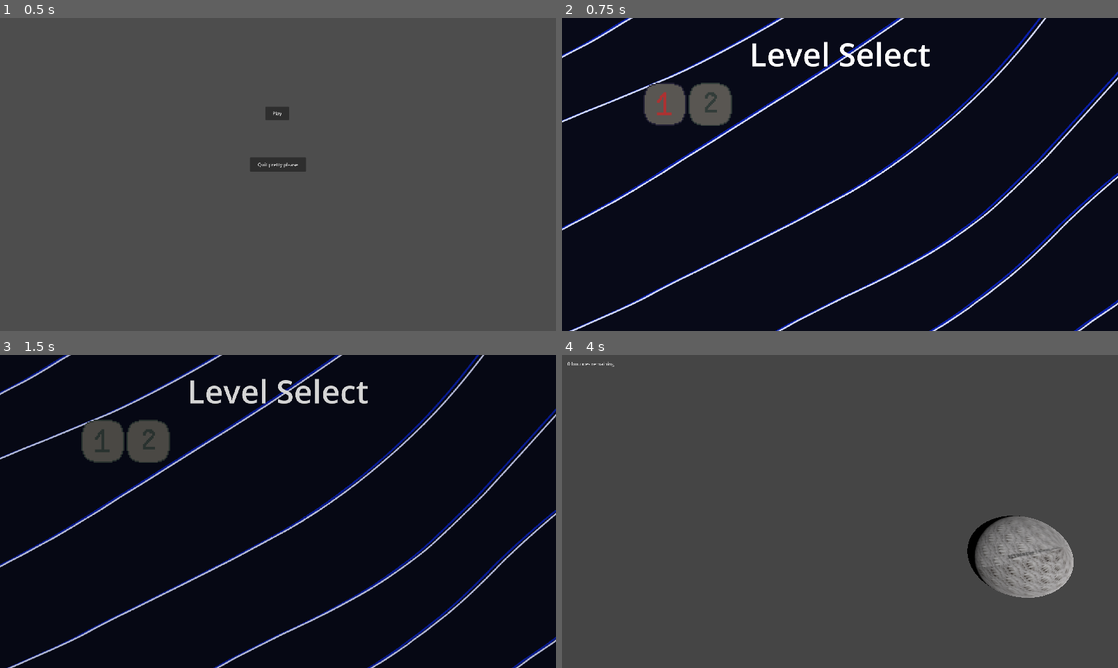
Above: before the commit, frames 1-4 (two rows, left to right).
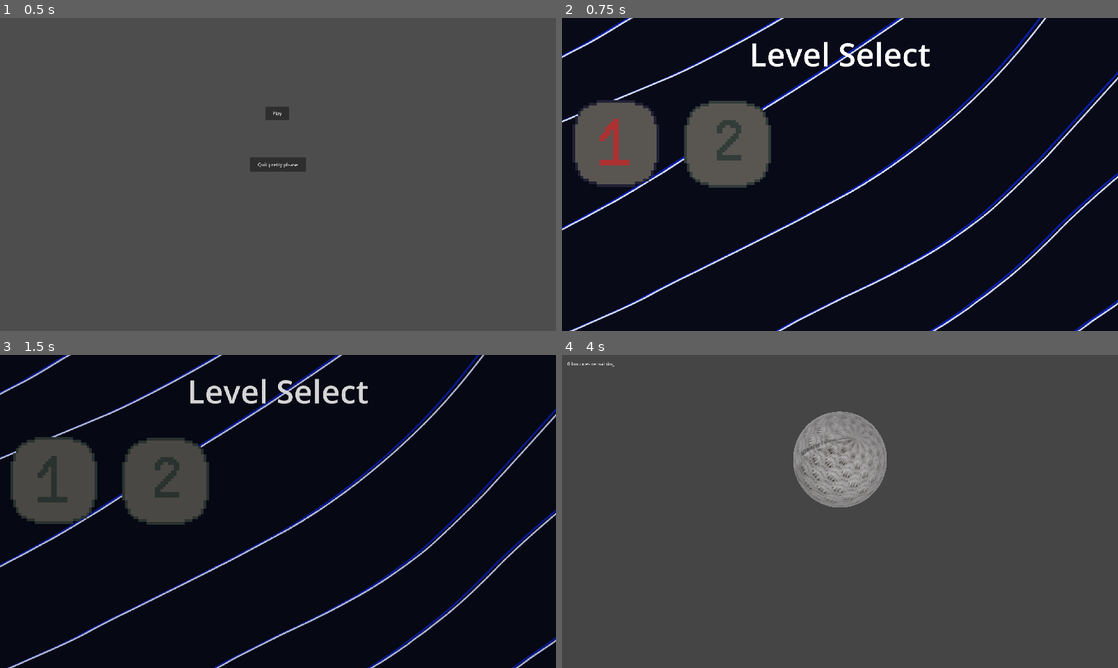
Above: after the commit, the same moments.

Repository: boredchef/bounce-back
Game: Godot game, scene res://Function Scenes (Menu, UI, etc)/Menu/menu.tscn
The game is run twice, just before and just after one commit, with the same random seed, the same clock (stepped at 60 frames per second) and the same inputs.
Inputs (mouse positions are in pixels of both pictures, inside the frame that each line leads up to; where the layout moved, square brackets give the same spot in the first picture):
- Up to frame 1 (0.5 s): no input
- Up to frame 2 (0.75 s): click "Play" at 0.5 s
- Up to frame 3 (1.5 s): click (55, 480) [105, 442] at 1.25 s
- Up to frame 4 (4 s): hold D (Right) 2.03-2.78 s; tap Enter at 2.75 s; hold S (Down) 2.78-3.53 s; hold D (Right) from 3.53 s (still down)

Frame 1 is identical in both runs. In frame 2, 8.6% of the frame differs, in the area x 1-38%, y 20-55%; in frame 3, 8.6%; in frame 4, 7.5%.

Commit message:
working trampoline, level fundamentals, housekeeping

Diff:
--- a/bounce-back/Autoloads/GameController.gd
+++ b/bounce-back/Autoloads/GameController.gd
@@ -13,6 +13,6 @@
 
 	pass
 
-func _process(delta: float) -> void:
+func _process(_delta: float) -> void:
 	if jumps_remaining <= 0:
 		die()
--- a/bounce-back/player.gd
+++ b/bounce-back/Elements/Player/player.gd
@@ -1,20 +1,25 @@
 extends CharacterBody3D
 
+@onready var camera: Camera3D = $Camera3D
+@onready var character: CharacterBody3D = $"."
+func _process(_delta: float) -> void:
+	camera.global_position.x = character.global_position.x
+	camera.global_position.y = character.global_position.y
+	camera.global_position.z = 5
+
+#bounciness
 var gravity: float = ProjectSettings.get_setting("physics/3d/default_gravity")
-
-#bounce settings
-@export var base_bounce: float = 0.5
-@export var min_bounce: float = 0.0
-@export var max_bounce: float = 0.8
-@export var height_sensitivity: float = 0.05
-@export var min_bounce_velocity: float = 1.0
-#movement settings
-@export var max_speed: float = 6.0
-@export var acceleration: float = 10.0
-@export var friction: float = 8.0
+var base_bounce: float = 0.5
+var min_bounce: float = 0.0
+var max_bounce: float = 0.8
+var height_sensitivity: float = 0.05
+var min_bounce_velocity: float = 1.0
+#horizontal movement
+var max_speed: float = 6.0
+var acceleration: float = 10.0
+var friction: float = 8.0
 #ballroll
-@export var sphere_radius: float = 0.5
-
+var sphere_radius: float = 0.5
 @onready var mesh: MeshInstance3D = $MeshInstance3D
 @onready var previous_position: Vector3 = global_position
 
@@ -23,12 +28,22 @@
 var was_in_air: bool = false
 var start_y: float = 0.0
 var highest_y: float = 0.0
+var just_launched: bool = false
+var lockedY: bool = true
+var posY: float = 5.0
 
 func _ready() -> void:
 	current_bounce = base_bounce
 	start_y = global_position.y
 	highest_y = global_position.y
 	previous_position = global_position
+
+func launch(force: float) -> void:
+	velocity.y = force
+	just_launched = true
+	was_in_air = true
+	start_y = global_position.y
+	highest_y = global_position.y
 
 func _physics_process(delta: float) -> void:
 	# 1. Apply gravity while in the air
@@ -65,7 +80,6 @@
 		was_in_air = false
 		var landing_y: float = global_position.y
 
-		# Adjust bounce based on height difference
 		if landing_y > start_y:
 			var height_gained: float = landing_y - start_y
 			current_bounce -= height_gained * height_sensitivity
@@ -75,11 +89,14 @@
 
 		current_bounce = clamp(current_bounce, min_bounce, max_bounce)
 
-		# Apply the bounce using our saved impact speed
 		if impact_velocity_y < -min_bounce_velocity:
 			velocity.y = -impact_velocity_y * current_bounce
 		else:
 			velocity.y = 0.0
+
+		if just_launched:
+			just_launched = false
+			return
 func roll_sphere() -> void:
 	var displacement := global_position - previous_position
 	displacement.y = 0.0
--- a/bounce-back/Elements/Player/player.tscn
+++ b/bounce-back/Elements/Player/player.tscn
@@ -1,7 +1,7 @@
 [gd_scene format=3 uid="uid://dpyakersvlvjj"]
 
-[ext_resource type="Script" uid="uid://c7nlkqnkaso2v" path="res://player.gd" id="1_a3htu"]
-[ext_resource type="Texture2D" uid="uid://diwsrg2fvgrsp" path="res://Levels/thissucksandisatrampoline.jpg" id="2_a3htu"]
+[ext_resource type="Script" uid="uid://c7nlkqnkaso2v" path="res://Elements/Player/player.gd" id="1_a3htu"]
+[ext_resource type="Texture2D" uid="uid://diwsrg2fvgrsp" path="res://Sprites/thissucksandisatrampoline.jpg" id="2_a3htu"]
 
 [sub_resource type="SphereShape3D" id="SphereShape3D_7ifq1"]
 
@@ -21,3 +21,6 @@
 
 [node name="MeshInstance3D" type="MeshInstance3D" parent="." unique_id=1796371379]
 mesh = SubResource("SphereMesh_n0qsc")
+
+[node name="Camera3D" type="Camera3D" parent="." unique_id=379818446]
+transform = Transform3D(1, 0, 0, 0, 0.9722225, 0.23405848, 0, -0.23405848, 0.9722225, 0, 0.9838213, 3.093499)
--- a/bounce-back/Elements/Trampoline on God/trampoline_checkpoint.gd
+++ b/bounce-back/Elements/Trampoline on God/trampoline_checkpoint.gd
@@ -1,8 +1,9 @@
 extends Node3D
 
 @export var checkpoint = Vector3(0,0,0)
+@export var launch_force = 15
 func _on_area_3d_body_entered(body: Node3D) -> void:
-	if body.name == "Player":
-		body.BOUNCES = 20
+	if body.name == "player":
+		body.launch(launch_force)
 	GameController.respawn_vector = checkpoint
 	pass # Replace with function body.
--- a/bounce-back/Elements/Trampoline on God/trampoline_checkpoint.tscn
+++ b/bounce-back/Elements/Trampoline on God/trampoline_checkpoint.tscn
@@ -1,7 +1,7 @@
 [gd_scene format=3 uid="uid://uatwcqrtpvmw"]
 
 [ext_resource type="Script" uid="uid://d3gxpf1afxhfa" path="res://Elements/Trampoline on God/trampoline_checkpoint.gd" id="1_47i5a"]
-[ext_resource type="Texture2D" uid="uid://b3kc2xyjcq1nj" path="res://Levels/seamless-curve-lines-motifs-pattern-contemporary-decoration-for-interior-exterior-carpet-textile-garment-cloth-silk-tile-plastic-paper-wrapping-wallpaper-background-ect-vector.jpg" id="1_p03fn"]
+[ext_resource type="Texture2D" uid="uid://b3kc2xyjcq1nj" path="res://Sprites/seamless-curve-lines-motifs-pattern-contemporary-decoration-for-interior-exterior-carpet-textile-garment-cloth-silk-tile-plastic-paper-wrapping-wallpaper-background-ect-vector.jpg" id="1_p03fn"]
 
 [sub_resource type="CylinderShape3D" id="CylinderShape3D_tb2w5"]
 height = 0.07946777
--- a/bounce-back/Elements/Trampoline on God/lava.tscn
+++ b/bounce-back/Elements/lava/lava.tscn
@@ -1,7 +1,7 @@
 [gd_scene format=3 uid="uid://dhvd5mtlcnlia"]
 
-[ext_resource type="Script" uid="uid://bmekifcgikfsr" path="res://lava.gd" id="1_0jvjh"]
-[ext_resource type="Texture2D" uid="uid://cmyp00e5f3nk1" path="res://Levels/lava-magma-with-stones-in-cartoon-style-seamless-pattern-background-eruption-effect-landscape-texture-design-illustration-vector.jpg" id="2_t278e"]
+[ext_resource type="Script" uid="uid://bmekifcgikfsr" path="res://Elements/lava/lava.gd" id="1_0jvjh"]
+[ext_resource type="Texture2D" uid="uid://cmyp00e5f3nk1" path="res://Sprites/lava-magma-with-stones-in-cartoon-style-seamless-pattern-background-eruption-effect-landscape-texture-design-illustration-vector.jpg" id="2_t278e"]
 
 [sub_resource type="WorldBoundaryShape3D" id="WorldBoundaryShape3D_tb2w5"]
 
--- a/bounce-back/Function Scenes (Menu, UI, etc)/Level Selection Screen/level_select_screen.tscn
+++ b/bounce-back/Function Scenes (Menu, UI, etc)/Level Selection Screen/level_select_screen.tscn
@@ -1,7 +1,7 @@
 [gd_scene format=3 uid="uid://cpwhp7hwo4vee"]
 
 [ext_resource type="Script" uid="uid://b8hg3q3liptx" path="res://Function Scenes (Menu, UI, etc)/Level Selection Screen/level_select_screen.gd" id="1_qf6n0"]
-[ext_resource type="Texture2D" uid="uid://dvpx0iqtdutoj" path="res://Levels/bluestripeback.png" id="2_o2yov"]
+[ext_resource type="Texture2D" uid="uid://dvpx0iqtdutoj" path="res://Sprites/bluestripeback.png" id="2_o2yov"]
 [ext_resource type="Texture2D" uid="uid://dfmgwuunw2syk" path="res://Sprites/ButtonsONE1.png" id="3_uvmon"]
 [ext_resource type="Texture2D" uid="uid://y7yt7lbkf5k4" path="res://Sprites/ButtonsONE3.png" id="4_ovw03"]
 [ext_resource type="Texture2D" uid="uid://c6kn8v4oq7wsb" path="res://Sprites/ButtonsONE2.png" id="5_pn8xq"]
@@ -19,10 +19,10 @@
 texture = ExtResource("2_o2yov")
 
 [node name="Level 1" type="TextureButton" parent="." unique_id=249236555]
-offset_left = 281.0
-offset_top = 223.0
-offset_right = 430.0
-offset_bottom = 372.0
+offset_left = 36.0
+offset_top = 283.0
+offset_right = 336.0
+offset_bottom = 583.0
 texture_normal = ExtResource("3_uvmon")
 texture_pressed = ExtResource("4_ovw03")
 texture_hover = ExtResource("5_pn8xq")
@@ -30,10 +30,10 @@
 stretch_mode = 4
 
 [node name="Level 2" type="TextureButton" parent="." unique_id=419927087]
-offset_left = 437.0
-offset_top = 223.0
-offset_right = 596.0
-offset_bottom = 373.0
+offset_left = 422.0
+offset_top = 286.0
+offset_right = 722.0
+offset_bottom = 586.0
 texture_normal = ExtResource("7_17mdb")
 texture_pressed = ExtResource("8_okgxq")
 texture_hover = ExtResource("9_lgg8x")
--- /dev/null
+++ b/bounce-back/Function Scenes (Menu, UI, etc)/playertest.tscn
@@ -0,0 +1,33 @@
+[gd_scene format=3 uid="uid://1jikdoi4wjjf"]
+
+[ext_resource type="PackedScene" uid="uid://dpyakersvlvjj" path="res://Elements/Player/player.tscn" id="1_5pr24"]
+[ext_resource type="Texture2D" uid="uid://cxvg184w2ipcv" path="res://Sprites/wood.png" id="3_i35ai"]
+[ext_resource type="PackedScene" uid="uid://uatwcqrtpvmw" path="res://Elements/Trampoline on God/trampoline_checkpoint.tscn" id="4_oelfl"]
+
+[sub_resource type="WorldBoundaryShape3D" id="WorldBoundaryShape3D_xgjns"]
+
+[sub_resource type="StandardMaterial3D" id="StandardMaterial3D_ngv86"]
+albedo_texture = ExtResource("3_i35ai")
+uv1_triplanar = true
+uv1_world_triplanar = true
+
+[sub_resource type="PlaneMesh" id="PlaneMesh_5wrfp"]
+material = SubResource("StandardMaterial3D_ngv86")
+size = Vector2(1000, 1000)
+
+[node name="Node3D" type="Node3D" unique_id=187378491]
+
+[node name="player" parent="." unique_id=285939949 instance=ExtResource("1_5pr24")]
+
+[node name="World Boundary" type="StaticBody3D" parent="." unique_id=151929866]
+transform = Transform3D(1, 0, 0, 0, 1, 0, 0, 0, 1, 0, -0.4673847, 0)
+
+[node name="CollisionShape3D" type="CollisionShape3D" parent="World Boundary" unique_id=14005280]
+transform = Transform3D(1, 0, 0, 0, 0.99999994, 0, 0, 0, 0.99999994, 0, 0, 0)
+shape = SubResource("WorldBoundaryShape3D_xgjns")
+
+[node name="MeshInstance3D" type="MeshInstance3D" parent="World Boundary" unique_id=657402885]
+mesh = SubResource("PlaneMesh_5wrfp")
+
+[node name="Trampoline Checkpoint" parent="." unique_id=96018135 instance=ExtResource("4_oelfl")]
+transform = Transform3D(1, 0, 0, 0, 1, 0, 0, 0, 1, -4, -0.29281092, -5.302841)
--- a/bounce-back/scene_loader.tscn
+++ b/bounce-back/Function Scenes (Menu, UI, etc)/scene loader/scene_loader.tscn
@@ -1,6 +1,6 @@
 [gd_scene format=3 uid="uid://d2e57e1tgo0yg"]
 
-[ext_resource type="Script" uid="uid://bw4t6ewieihna" path="res://scene_loader.gd" id="1_6wayg"]
+[ext_resource type="Script" uid="uid://bw4t6ewieihna" path="res://Function Scenes (Menu, UI, etc)/scene loader/scene_loader.gd" id="1_6wayg"]
 
 [sub_resource type="Animation" id="Animation_qelyj"]
 resource_name = "Fade to Black"
--- a/bounce-back/Levels/camera_3d.gd
+++ /dev/null
@@ -1,26 +0,0 @@
-extends Camera3D
-
-# Drag your Player node here in the Inspector
-@export var target: Node3D
-@onready var character_body_3d: CharacterBody3D = $"../CharacterBody3D"
-
-# Higher values = snappier tracking; lower values = heavier, cinematic lag
-@export var turn_speed: float = 5.0
-
-func _process(delta: float) -> void:
-	# Stop if no target is assigned
-	if not target:
-		return
-
-	# Get the direction vector pointing from the camera to the player
-	var direction = target.global_position - global_position
-
-	# Prevent errors if the player walks directly into the camera's exact center
-	if direction.is_zero_approx():
-		return
-
-	# Calculate the rotation needed to look at the player
-	var target_basis = Basis.looking_at(direction, Vector3.UP)
-
-	# Smoothly rotate the camera toward that target rotation
-	global_basis = global_basis.slerp(target_basis, turn_speed * delta)
--- a/bounce-back/Levels/level_10.tscn
+++ /dev/null
@@ -1,21 +0,0 @@
-[gd_scene format=3 uid="uid://dloxuuwr84fgs"]
-
-[ext_resource type="PackedScene" uid="uid://dpyakersvlvjj" path="res://Elements/Player/player.tscn" id="1_s60kp"]
-[ext_resource type="PackedScene" uid="uid://dhvd5mtlcnlia" path="res://Elements/Trampoline on God/lava.tscn" id="2_iqjs3"]
-
-[sub_resource type="WorldBoundaryShape3D" id="WorldBoundaryShape3D_tb2w5"]
-
-[node name="Level10" type="Node3D" unique_id=1054611165]
-
-[node name="Player" parent="." unique_id=526610686 instance=ExtResource("1_s60kp")]
-transform = Transform3D(1, 0, 0, 0, 1, 0, 0, 0, 1, 0, 1.5283334, 0)
-
-[node name="Lava" parent="." unique_id=1199304911 instance=ExtResource("2_iqjs3")]
-
-[node name="Camera3D" type="Camera3D" parent="." unique_id=273959627]
-transform = Transform3D(1, 0, 0, 0, 1, 0, 0, 0, 1, 0, 1.1627378, 7.3609214)
-
-[node name="StaticBody3D" type="StaticBody3D" parent="." unique_id=2075094306]
-
-[node name="CollisionShape3D" type="CollisionShape3D" parent="StaticBody3D" unique_id=39013375]
-shape = SubResource("WorldBoundaryShape3D_tb2w5")
--- a/bounce-back/Levels/level_2.tscn
+++ b/bounce-back/Levels/level_2.tscn
@@ -1,7 +1,7 @@
 [gd_scene format=3 uid="uid://mlacrgew4iaf"]
 
-[ext_resource type="Script" uid="uid://c7nlkqnkaso2v" path="res://player.gd" id="1_arsda"]
-[ext_resource type="Script" uid="uid://dvwussu0lw2vs" path="res://Levels/camera_3d.gd" id="2_arsda"]
+[ext_resource type="Script" uid="uid://c7nlkqnkaso2v" path="res://Elements/Player/player.gd" id="1_arsda"]
+[ext_resource type="Script" uid="uid://dvwussu0lw2vs" path="res://camera_3d.gd" id="2_arsda"]
 [ext_resource type="Texture2D" uid="uid://cxvg184w2ipcv" path="res://Sprites/wood.png" id="2_kbe2v"]
 
 [sub_resource type="SphereShape3D" id="SphereShape3D_pral5"]
--- a/bounce-back/Levels/level_3.tscn
+++ b/bounce-back/Levels/level_3.tscn
@@ -1,6 +1,6 @@
 [gd_scene format=3 uid="uid://c6vulaq2phso0"]
 
-[ext_resource type="PackedScene" uid="uid://1jikdoi4wjjf" path="res://playertest.tscn" id="1_ej5lj"]
+[ext_resource type="PackedScene" uid="uid://dpyakersvlvjj" path="res://Elements/Player/player.tscn" id="1_ej5lj"]
 [ext_resource type="Texture2D" uid="uid://cxvg184w2ipcv" path="res://Sprites/wood.png" id="2_5lru4"]
 [ext_resource type="Texture2D" uid="uid://b68eepq1a8qk2" path="res://Sprites/stone.png" id="3_ej5lj"]
 
@@ -13,7 +13,7 @@
 
 [sub_resource type="PlaneMesh" id="PlaneMesh_padch"]
 material = SubResource("StandardMaterial3D_absw3")
-size = Vector2(1000, 1000)
+size = Vector2(100, 20)
 
 [sub_resource type="StandardMaterial3D" id="StandardMaterial3D_l70j1"]
 albedo_texture = ExtResource("3_ej5lj")
@@ -37,34 +37,38 @@
 
 [node name="Level3" type="Node3D" unique_id=1455130345]
 
-[node name="Node3D" parent="." unique_id=187378491 instance=ExtResource("1_ej5lj")]
+[node name="player" parent="." unique_id=285939949 instance=ExtResource("1_ej5lj")]
+transform = Transform3D(1, 0, 0, 0, 1, 0, 0, 0, 1, -15.77413, 23.637375, 0)
 
 [node name="World Boundary" type="StaticBody3D" parent="." unique_id=2003011496]
 transform = Transform3D(1, 0, 0, 0, 1, 0, 0, 0, 1, 0, -0.4673847, 0)
 
-[node name="CollisionShape3D" type="CollisionShape3D" parent="World Boundary" unique_id=1398856938]
+[node name="floor collision" type="CollisionShape3D" parent="World Boundary" unique_id=1398856938]
 transform = Transform3D(1, 0, 0, 0, 0.99999994, 0, 0, 0, 0.99999994, 0, 0, 0)
 shape = SubResource("WorldBoundaryShape3D_ej5lj")
 
-[node name="MeshInstance3D" type="MeshInstance3D" parent="World Boundary" unique_id=996270981]
-transform = Transform3D(1, 0, 0, 0, 1, 0, 0, 0, 1, 0, 0, -4.086)
+[node name="floor mesh" type="MeshInstance3D" parent="World Boundary" unique_id=996270981]
 mesh = SubResource("PlaneMesh_padch")
 
-[node name="CollisionShape3D2" type="CollisionShape3D" parent="World Boundary" unique_id=1242749887]
-transform = Transform3D(1, 0, 0, 0, -4.371138e-08, -0.9999998, 0, 0.9999998, -4.371138e-08, 0, 0, -14.248864)
+[node name="back collision" type="CollisionShape3D" parent="World Boundary" unique_id=1242749887]
+transform = Transform3D(1, 0, 0, 0, -4.371138e-08, -0.9999998, 0, 0.9999998, -4.371138e-08, 0, 0, -5)
 shape = SubResource("WorldBoundaryShape3D_ej5lj")
 
-[node name="MeshInstance3D2" type="MeshInstance3D" parent="World Boundary" unique_id=258631411]
-transform = Transform3D(1, 0, 0, 0, -4.371139e-08, -1, 0, 1, -4.371139e-08, 0.373394, 1.4262924, -14.818225)
+[node name="back mesh" type="MeshInstance3D" parent="World Boundary" unique_id=258631411]
+transform = Transform3D(1, 0, 0, 0, -4.371139e-08, -1, 0, 1, -4.371139e-08, 0, 0, -5)
 mesh = SubResource("PlaneMesh_pral5")
 
-[node name="CollisionShape3D3" type="CollisionShape3D" parent="World Boundary" unique_id=1131001079]
+[node name="left collision" type="CollisionShape3D" parent="World Boundary" unique_id=1131001079]
 transform = Transform3D(-4.371139e-08, 0.99999964, -4.3711374e-08, 0, -4.3711374e-08, -0.99999964, -1, -4.3711374e-08, 1.9106848e-15, -20, 14.249, -14.249)
 shape = SubResource("WorldBoundaryShape3D_ej5lj")
 
-[node name="MeshInstance3D3" type="MeshInstance3D" parent="World Boundary" unique_id=946885754]
+[node name="left mesh" type="MeshInstance3D" parent="World Boundary" unique_id=946885754]
 transform = Transform3D(-4.371139e-08, 1, -4.371139e-08, 0, -4.371139e-08, -1, -1, -4.371139e-08, 1.9106855e-15, -20, 0.467, -14.2)
 mesh = SubResource("PlaneMesh_pral5")
+
+[node name="4th wall" type="CollisionShape3D" parent="World Boundary" unique_id=1603632082]
+transform = Transform3D(4.3711378e-08, -8.7422734e-08, -0.9999993, 0.99999964, 4.3711363e-08, 4.3711356e-08, 4.3711385e-08, -0.99999964, 8.7422734e-08, 0, 0, 3)
+shape = SubResource("WorldBoundaryShape3D_ej5lj")
 
 [node name="DirectionalLight3D" type="DirectionalLight3D" parent="." unique_id=1292793909]
 transform = Transform3D(-0.4486887, -0.060313225, 0.8916507, 0.026203189, -0.9981791, -0.054333244, 0.893304, -0.0010145524, 0.4494521, 0, 29.846388, 0)
--- a/bounce-back/Levels/level_6.tscn
+++ /dev/null
@@ -1,7 +0,0 @@
-[gd_scene format=3 uid="uid://bd7fsjup8p0dn"]
-
-[ext_resource type="PackedScene" uid="uid://dpyakersvlvjj" path="res://Elements/Player/player.tscn" id="1_r2npx"]
-
-[node name="Level6" type="Node3D" unique_id=1300541733]
-
-[node name="Player" parent="." unique_id=526610686 instance=ExtResource("1_r2npx")]
--- a/bounce-back/Levels/level_7.tscn
+++ /dev/null
@@ -1,7 +0,0 @@
-[gd_scene format=3 uid="uid://366giwp1ds63"]
-
-[ext_resource type="PackedScene" uid="uid://dpyakersvlvjj" path="res://Elements/Player/player.tscn" id="1_bh5jb"]
-
-[node name="Level7" type="Node3D" unique_id=1370663565]
-
-[node name="Player" parent="." unique_id=526610686 instance=ExtResource("1_bh5jb")]
--- a/bounce-back/Levels/level_8.tscn
+++ /dev/null
@@ -1,7 +0,0 @@
-[gd_scene format=3 uid="uid://d4mf33v8ckjfk"]
-
-[ext_resource type="PackedScene" uid="uid://dpyakersvlvjj" path="res://Elements/Player/player.tscn" id="1_8dfjl"]
-
-[node name="Level8" type="Node3D" unique_id=627979293]
-
-[node name="Player" parent="." unique_id=526610686 instance=ExtResource("1_8dfjl")]
--- a/bounce-back/Levels/level_9.tscn
+++ /dev/null
@@ -1,7 +0,0 @@
-[gd_scene format=3 uid="uid://cflooam8s0ojt"]
-
-[ext_resource type="PackedScene" uid="uid://dpyakersvlvjj" path="res://Elements/Player/player.tscn" id="1_0myqp"]
-
-[node name="Level9" type="Node3D" unique_id=1285739110]
-
-[node name="Player" parent="." unique_id=526610686 instance=ExtResource("1_0myqp")]
--- a/bounce-back/playertest.tscn
+++ /dev/null
@@ -1,52 +0,0 @@
-[gd_scene format=3 uid="uid://1jikdoi4wjjf"]
-
-[ext_resource type="Script" uid="uid://c7nlkqnkaso2v" path="res://player.gd" id="1_5pr24"]
-[ext_resource type="Texture2D" uid="uid://diwsrg2fvgrsp" path="res://Levels/thissucksandisatrampoline.jpg" id="2_oelfl"]
-[ext_resource type="Texture2D" uid="uid://cxvg184w2ipcv" path="res://Sprites/wood.png" id="3_i35ai"]
-
-[sub_resource type="SphereShape3D" id="SphereShape3D_7ifq1"]
-
-[sub_resource type="StandardMaterial3D" id="StandardMaterial3D_8in3v"]
-albedo_texture = ExtResource("2_oelfl")
-
-[sub_resource type="SphereMesh" id="SphereMesh_n0qsc"]
-material = SubResource("StandardMaterial3D_8in3v")
-
-[sub_resource type="WorldBoundaryShape3D" id="WorldBoundaryShape3D_xgjns"]
-
-[sub_resource type="StandardMaterial3D" id="StandardMaterial3D_ngv86"]
-albedo_texture = ExtResource("3_i35ai")
-uv1_triplanar = true
-uv1_world_triplanar = true
-
-[sub_resource type="PlaneMesh" id="PlaneMesh_5wrfp"]
-material = SubResource("StandardMaterial3D_ngv86")
-size = Vector2(1000, 1000)
-
-[node name="Node3D" type="Node3D" unique_id=187378491]
-
-[node name="player" type="CharacterBody3D" parent="." unique_id=285939949]
-transform = Transform3D(1, 0, 0, 0, 1, 0, 0, 0, 1, 0, 9.142237, 0)
-script = ExtResource("1_5pr24")
-
-[node name="CollisionShape3D" type="CollisionShape3D" parent="player" unique_id=326489759]
-transform = Transform3D(1, 0, 0, 0, 1, 0, 0, 0, 1, 0, 0.0017475784, 0)
-shape = SubResource("SphereShape3D_7ifq1")
-debug_color = Color(0.898859, 0.00017673612, 0.76606774, 0.41960785)
-
-[node name="MeshInstance3D" type="MeshInstance3D" parent="player" unique_id=1796371379]
-mesh = SubResource("SphereMesh_n0qsc")
-
-[node name="Camera3D" type="Camera3D" parent="player" unique_id=1062592534]
-transform = Transform3D(1, 0, 0, 0, 1, 0, 0, 0, 1, 0, 0, 2.3766415)
-
-[node name="World Boundary" type="StaticBody3D" parent="." unique_id=151929866]
-transform = Transform3D(1, 0, 0, 0, 1, 0, 0, 0, 1, 0, -0.4673847, 0)
-
-[node name="CollisionShape3D" type="CollisionShape3D" parent="World Boundary" unique_id=14005280]
-transform = Transform3D(1, 0, 0, 0, 0.99999994, 0, 0, 0, 0.99999994, 0, 0, 0)
-shape = SubResource("WorldBoundaryShape3D_xgjns")
-
-[node name="MeshInstance3D" type="MeshInstance3D" parent="World Boundary" unique_id=657402885]
-transform = Transform3D(1, 0, 0, 0, 1, 0, 0, 0, 1, 0, -0.3657552, -4.0855665)
-mesh = SubResource("PlaneMesh_5wrfp")
Renamed: bounce-back/player.gd.uid -> bounce-back/Elements/Player/player.gd.uid
Renamed: bounce-back/lava.gd -> bounce-back/Elements/lava/lava.gd
Renamed: bounce-back/lava.gd.uid -> bounce-back/Elements/lava/lava.gd.uid
Renamed: bounce-back/Function Scenes (Menu, UI, etc)/Menu/confetti.tscn -> bounce-back/Function Scenes (Menu, UI, etc)/confetti.tscn
Renamed: bounce-back/scene_loader.gd -> bounce-back/Function Scenes (Menu, UI, etc)/scene loader/scene_loader.gd
Renamed: bounce-back/scene_loader.gd.uid -> bounce-back/Function Scenes (Menu, UI, etc)/scene loader/scene_loader.gd.uid
Not shown, removed: bounce-back/Levels/camera_3d.gd.uid
Renamed: bounce-back/Levels/bluestripeback.png -> bounce-back/Sprites/bluestripeback.png
Not shown, changed: bounce-back/Sprites/bluestripeback.png.import
Renamed: bounce-back/Levels/lava-magma-with-stones-in-cartoon-style-seamless-pattern-background-eruption-effect-landscape-texture-design-illustration-vector.jpg -> bounce-back/Sprites/lava-magma-with-stones-in-cartoon-style-seamless-pattern-background-eruption-effect-landscape-texture-design-illustration-vector.jpg
Not shown, changed: bounce-back/Sprites/lava-magma-with-stones-in-cartoon-style-seamless-pattern-background-eruption-effect-landscape-texture-design-illustration-vector.jpg.import
Renamed: bounce-back/Levels/seamless-curve-lines-motifs-pattern-contemporary-decoration-for-interior-exterior-carpet-textile-garment-cloth-silk-tile-plastic-paper-wrapping-wallpaper-background-ect-vector.jpg -> bounce-back/Sprites/seamless-curve-lines-motifs-pattern-contemporary-decoration-for-interior-exterior-carpet-textile-garment-cloth-silk-tile-plastic-paper-wrapping-wallpaper-background-ect-vector.jpg
(and 3 more such lines)
